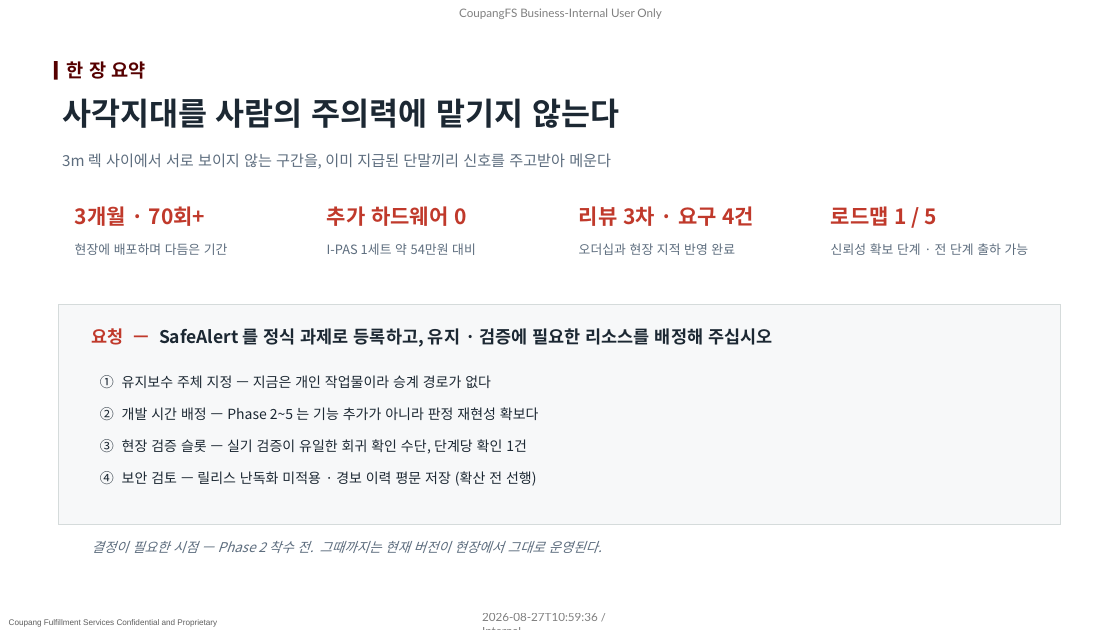
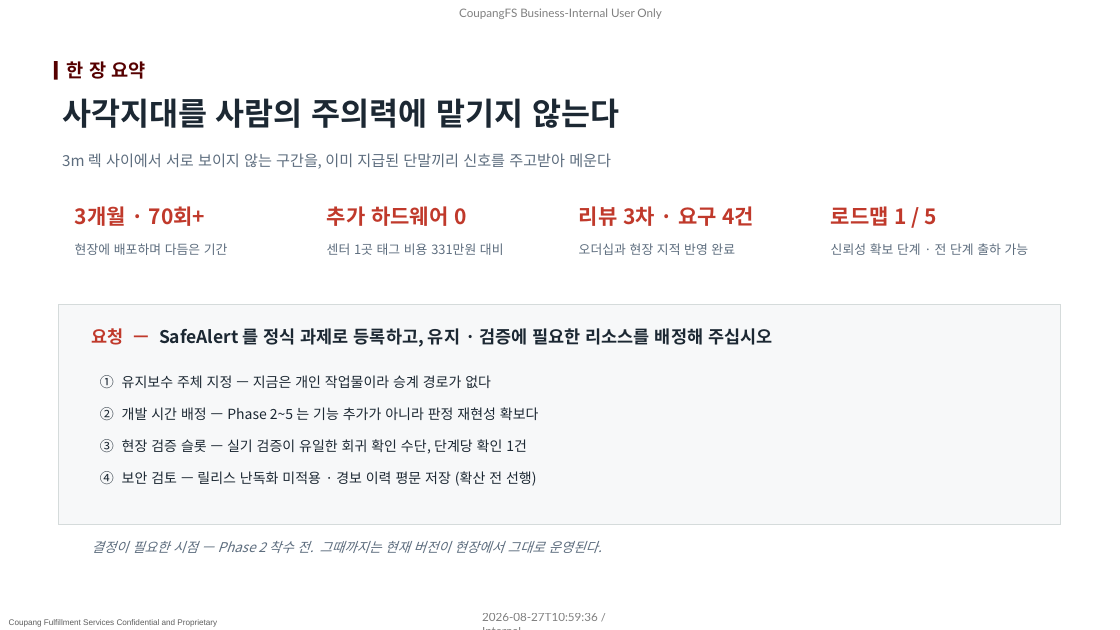
Before and after one commit to pslymzero-cyber/SafeAlert, a slide deck: slide 3 of docs/presentation/company_form/SafeAlert_보고_2026.08.pptx. Drawn at 1120x630 pixels with LibreOffice and Linux fonts; fonts in the diff are those of the drawing; background and template pictures are left out. Boxes give left, top, right and bottom in pixels: in the first picture for what was removed or moved away, otherwise in the second. Text is boxed around its words. In the diff, an @@ line names an element or a change of style, - is before the commit and + after.

```diff
--- a/docs/presentation/company_form/SafeAlert_보고_2026.08.pptx
+++ b/docs/presentation/company_form/SafeAlert_보고_2026.08.pptx
@@ text at (327, 243, 504, 255): text changed @@
-I-PAS 1세트 약 54만원 대비
+센터 1곳 태그 비용 331만원 대비
```
Also in this commit, not shown: 3 other slides changed, 2 other files.
